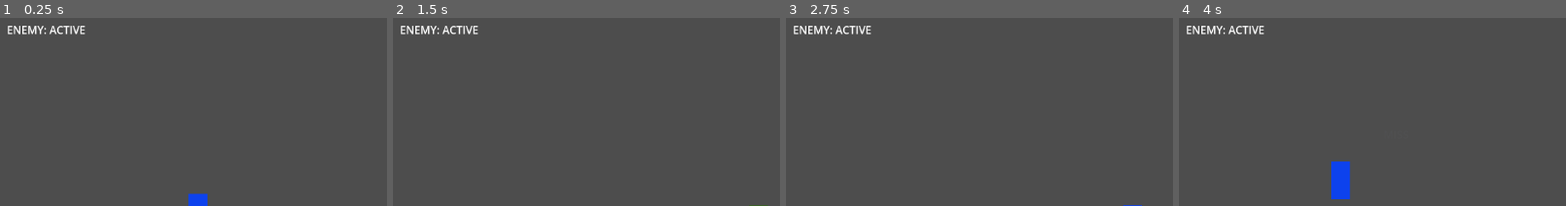
Above: before the commit, frames 1-4 (left to right).
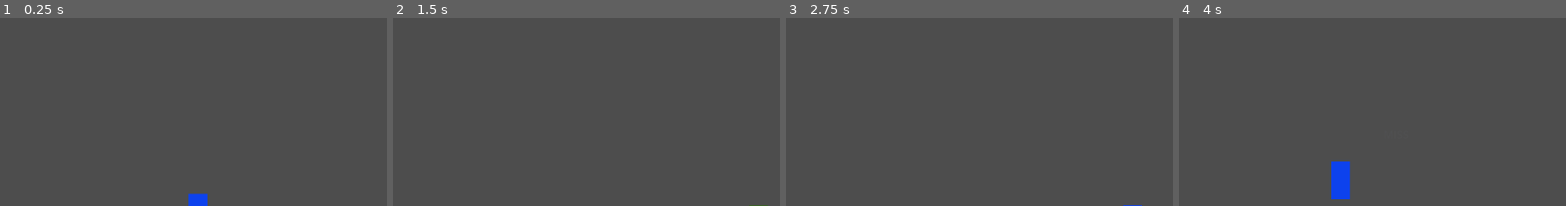
Above: after the commit, the same moments.

Repository: Withalt/variegate-tales-prototype
Game: Godot game, scene res://scenes/Level_Test.tscn
The game is run twice, just before and just after one commit, with the same random seed, the same clock (stepped at 60 frames per second) and the same inputs. This scene is started directly instead of the project's main scene.
Inputs (mouse positions are % of the whole screen's width and height, from its top left):
- Up to frame 1 (0.25 s): no input
- Up to frame 2 (1.5 s): move the mouse to (45, 79) at 0.52 s; hold D (move_right) from 0.53 s (still down); click (45, 79) at 0.6 s; tap Space (jump) at 0.77 s; move the mouse to (80, 74) at 1.27 s; tap Shift (evade) at 1.35 s
- Up to frame 3 (2.75 s): tap Space (jump) at 1.52 s; move the mouse to (20, 39) at 2.02 s; release D (move_right) at 2.03 s; hold A (move_left) from 2.03 s (still down); hold Right mouse button (guard) from 2.03 s (still down)
- Up to frame 4 (4 s): keep holding A (move_left); move the mouse to (55, 56) at 2.77 s; release Right mouse button (guard) at 2.78 s; tap Q (parry) at 2.85 s; tap Space (jump) at 3.02, 3.77 s; move the mouse to (35, 27) at 3.52 s; click (35, 27) at 3.6 s
The pictures show only the part of the screen within x 1-50%, y 25-75%; the shares and areas given below are measured in that part.

The runs differ from the first frame. In frame 1, 0.5% of the frame differs, in the area x 2-23%, y 4-9%; in frame 2, 0.5%; in frame 3, 0.5%; in frame 4, 0.5%.

Commit message:
Update v0.1.1 prototype

Diff:
--- a/project.godot
+++ b/project.godot
@@ -10,7 +10,7 @@
 
 [application]
 
-config/name="variegate-tales-prototype-0.1.0-prototype"
+config/name="variegate-tales-prototype-0.1.1-prototype"
 run/main_scene="uid://cnwv1aj5rubti"
 config/features=PackedStringArray("4.5", "Forward Plus")
 config/icon="res://icon.svg"
@@ -52,18 +52,3 @@
 "events": [Object(InputEventKey,"resource_local_to_scene":false,"resource_name":"","device":0,"window_id":0,"alt_presse …(189 unchanged characters)…
 ]
 }
-toggle_enemy_freeze={
-"deadzone": 0.2,
-"events": [Object(InputEventKey,"resource_local_to_scene":false,"resource_name":"","device":-1,"window_id":0,"alt_pressed":false,"shift_pressed":false,"ctrl_pressed":false,"meta_pressed":false,"pressed":false,"keycode":0,"physical_keycode":4194332,"key_label":0,"unicode":0,"location":0,"echo":false,"script":null)
-]
-}
-pause={
-"deadzone": 0.2,
-"events": [Object(InputEventKey,"resource_local_to_scene":false,"resource_name":"","device":-1,"window_id":0,"alt_pressed":false,"shift_pressed":false,"ctrl_pressed":false,"meta_pressed":false,"pressed":false,"keycode":0,"physical_keycode":4194305,"key_label":0,"unicode":0,"location":0,"echo":false,"script":null)
-]
-}
-
-[layer_names]
-
-2d_physics/layer_2="Player"
-2d_physics/layer_3="Enemy"
--- a/scenes/HUD.tscn
+++ b/scenes/HUD.tscn
@@ -38,9 +38,3 @@
 offset_top = 128.0
 offset_right = 56.0
 offset_bottom = 151.0
-
-[node name="FreezeLabel" type="Label" parent="."]
-offset_left = 16.0
-offset_top = 156.0
-offset_right = 56.0
-offset_bottom = 179.0
--- a/scripts/Main.gd
+++ b/scripts/Main.gd
@@ -1,7 +1,6 @@
 extends Node
 
 func _ready() -> void:
-	# Tránh lỗi "Parent node is busy adding/removing children..."
 	call_deferred("_go_level")
 
 func _go_level() -> void:
Not shown, changed: CHANGELOG.md
Not shown, changed: README.md
